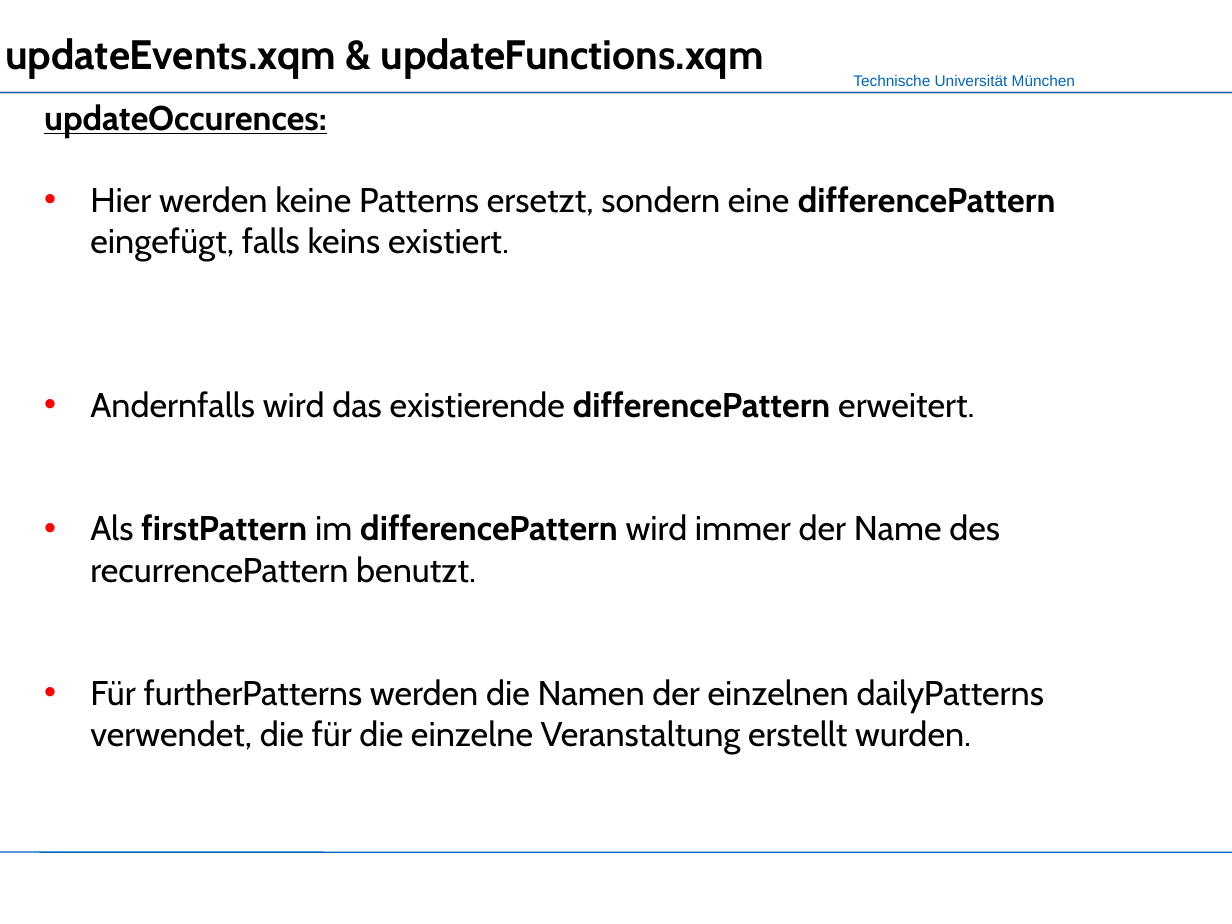
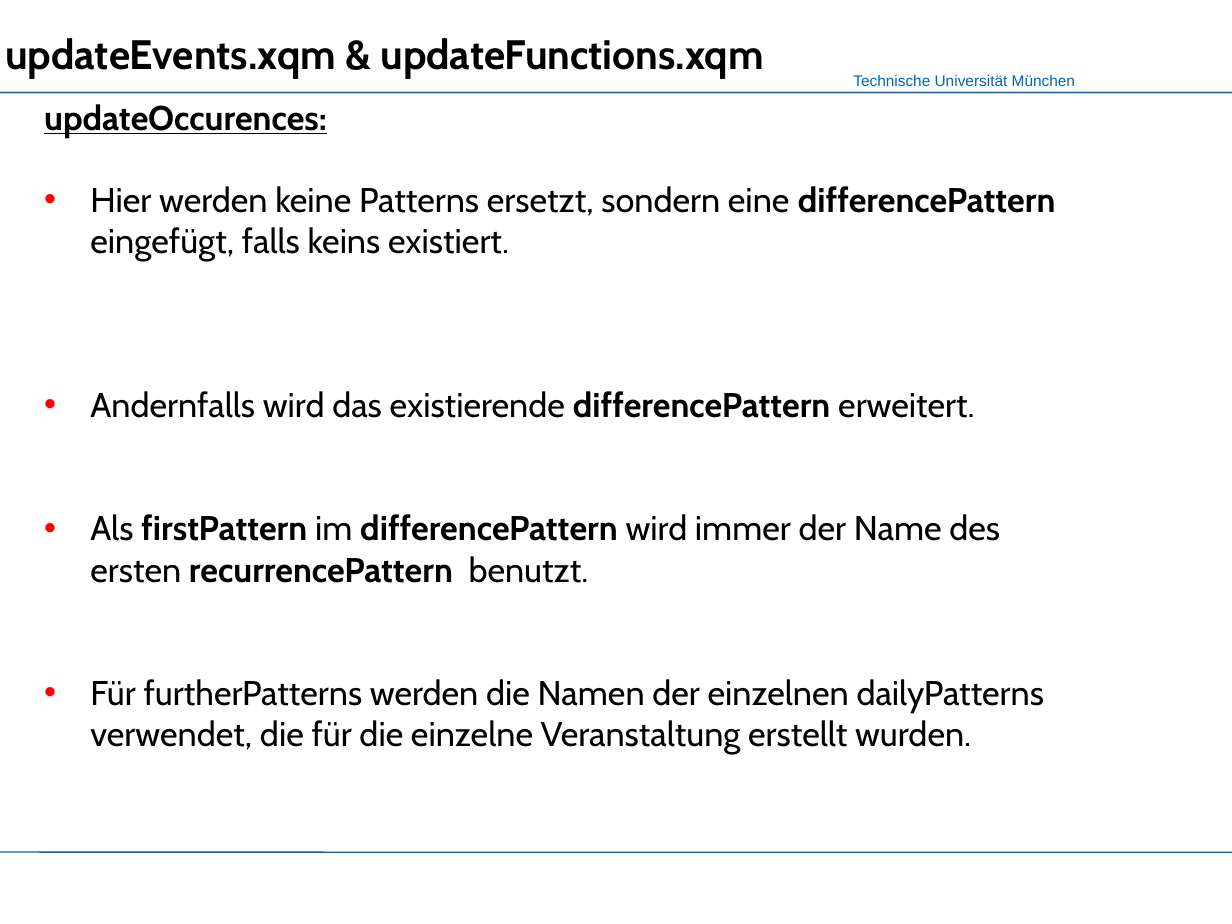
Before and after one commit to mokshasoul/XML-Praktikum, a slide deck: slide 31 of Slides/Slides_CalendarX-1.ppt (slide 30 before the commit). Drawn at 1232x924 pixels with LibreOffice and Linux fonts; fonts in the diff are those of the drawing; background and template pictures are left out. Boxes give left, top, right and bottom in pixels: in the first picture for what was removed or moved away, otherwise in the second. Text is boxed around its words. In the diff, an @@ line names an element or a change of style, - is before the commit and + after.

```diff
--- a/Slides/Slides_CalendarX-1.ppt
+++ b/Slides/Slides_CalendarX-1.ppt
@@ text at [90, 514, 1000, 583]: text changed; bold on @@
-• Als firstPattern im differencePattern wird immer der Name des recurrencePattern benutzt.
+• Als firstPattern im differencePattern wird immer der Name des ersten recurrencePattern benutzt.
```
Also in this commit, not shown: 11 other slides changed, 7 slides added, 5 slides removed.
